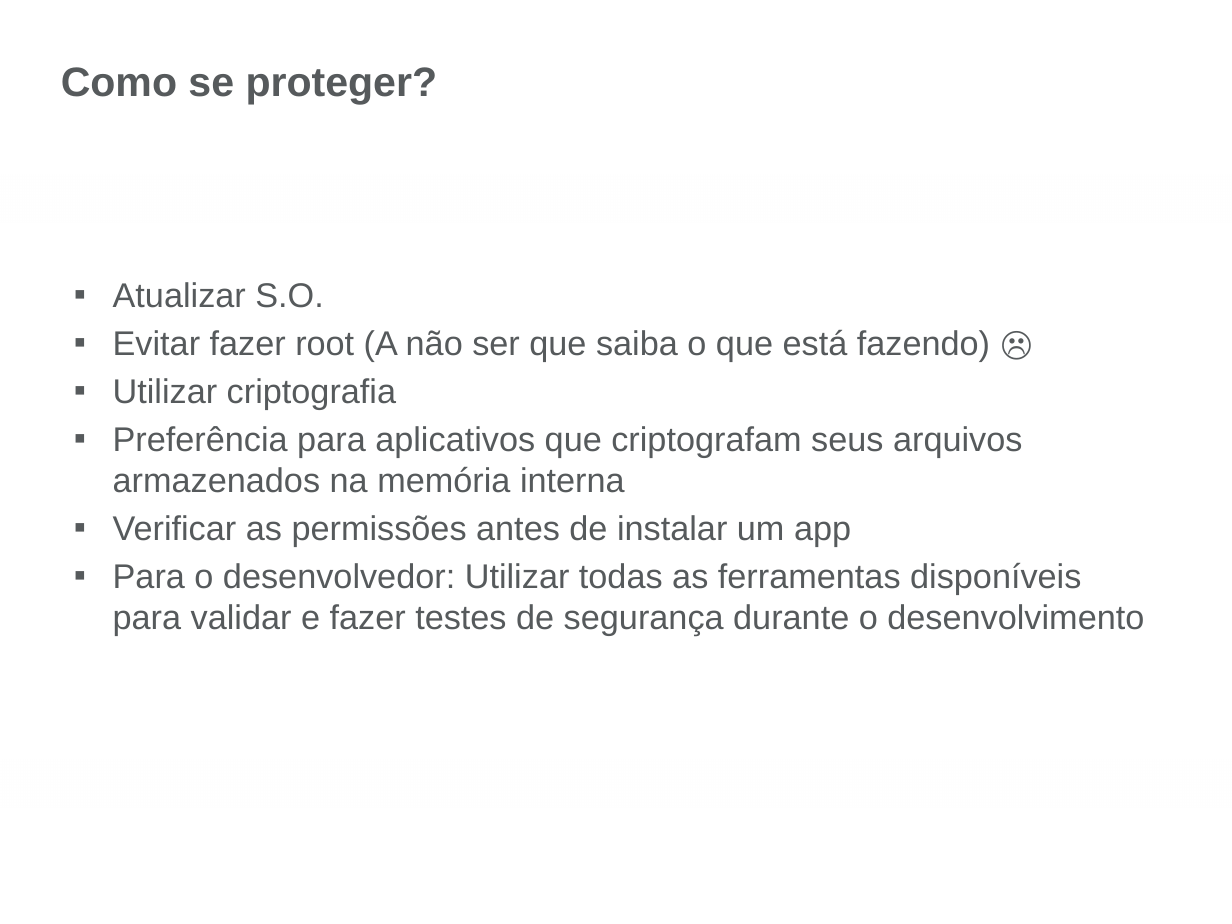
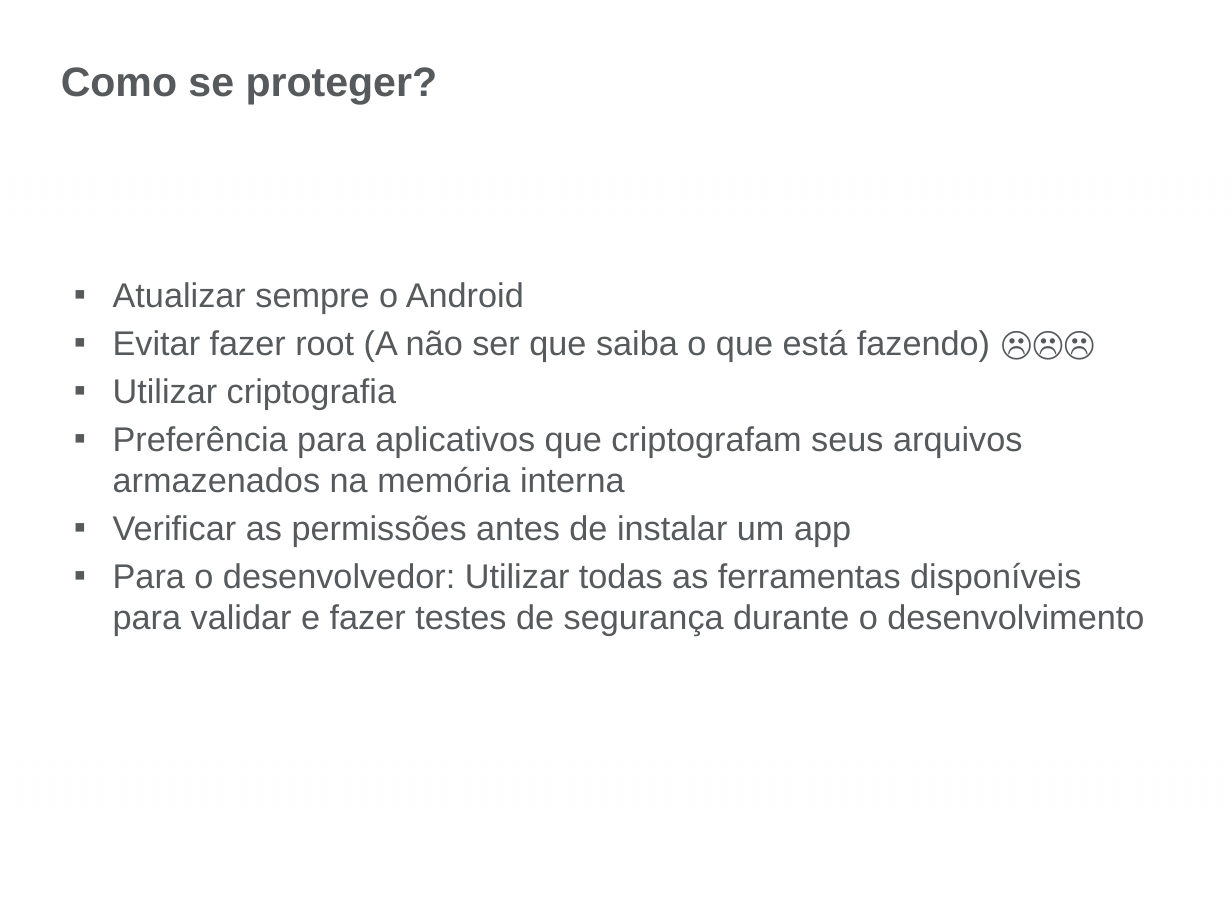
Before and after one commit to priscila225/SemanaDaComputacao, a slide deck: slide 18 of Inatel - Seguranca em dispositivos Android.pptx. Drawn at 1232x924 pixels with LibreOffice and Linux fonts; fonts in the diff are those of the drawing; background and template pictures are left out. Boxes give left, top, right and bottom in pixels: in the first picture for what was removed or moved away, otherwise in the second. Text is boxed around its words. In the diff, an @@ line names an element or a change of style, - is before the commit and + after.

Commit message:
Add informações

```diff
--- a/Inatel - Seguranca em dispositivos Android.pptx
+++ b/Inatel - Seguranca em dispositivos Android.pptx
@@ text at [113, 282, 990, 361]: text changed @@
-▪ Atualizar S.O.
-▪ Evitar fazer root (A não ser que saiba o que está fazendo) ☹
+▪ Atualizar sempre o Android
+▪ Evitar fazer root (A não ser que saiba o que está fazendo) ☹☹☹
```
